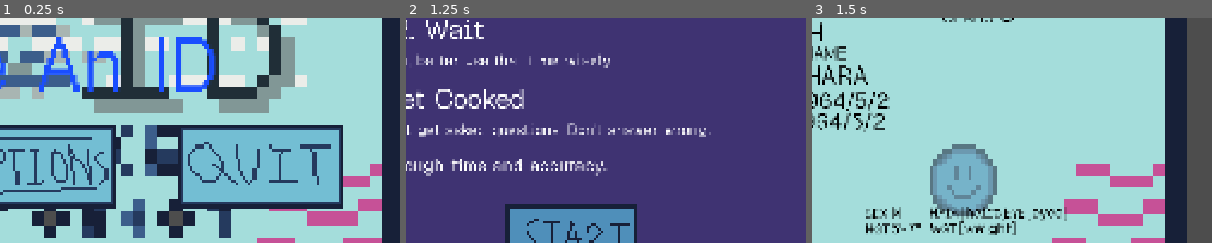
Above: before the commit, frames 1-3 (left to right).
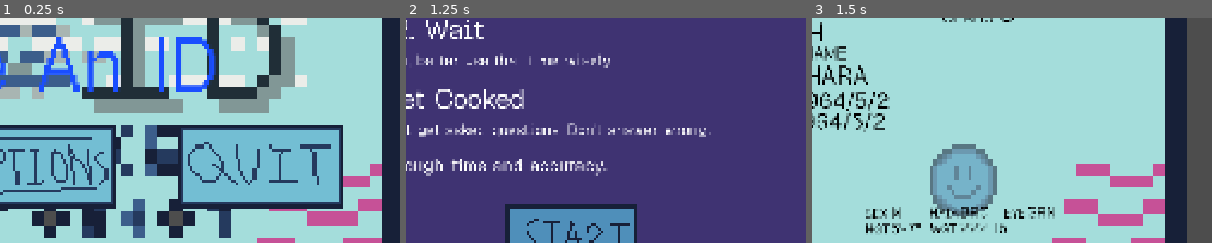
Above: after the commit, the same moments.

Repository: itstntcraft123/fake-an-id
Game: Godot game, scene res://scenes/main_menu.tscn
Two runs of this game, one before a commit and one after it. Both use one fixed random seed, a clock stepped at 60 frames per second and the inputs below.
Inputs:
- Up to frame 1 (0.25 s): no input
- Up to frame 2 (1.25 s): click "[color=#ffffff00]> [/color][c…" at 0.5 s
- Up to frame 3 (1.5 s): click "[color=#ffffff00]> [/color][c…" at 1.25 s
The pictures show only the part of the screen within x 46-96%, y 37-87%; the shares and areas given below are measured in that part.

Frames 1-2 are identical in both runs. In frame 3, 1.1% of the frame differs, in the area x 36-64%, y 84-97%.
Error before the commit: Invalid access to property or key 'hair' on a base object of type 'Dictionary'. (res://scripts/game.gd:44)

Commit message:
added hair to id-data

Diff:
--- a/scripts/game.gd
+++ b/scripts/game.gd
@@ -32,6 +32,7 @@
 		"height": Utils.random_height(),
 		"weight": Utils.random_weight(),
 		"eyes": Utils.random_eye_color(),
+		"hair": Utils.random_hair_color(),
 	}
 
 	$UI/IDCard/DriversClassLabel/DriversClass.text = id_data["class"]
